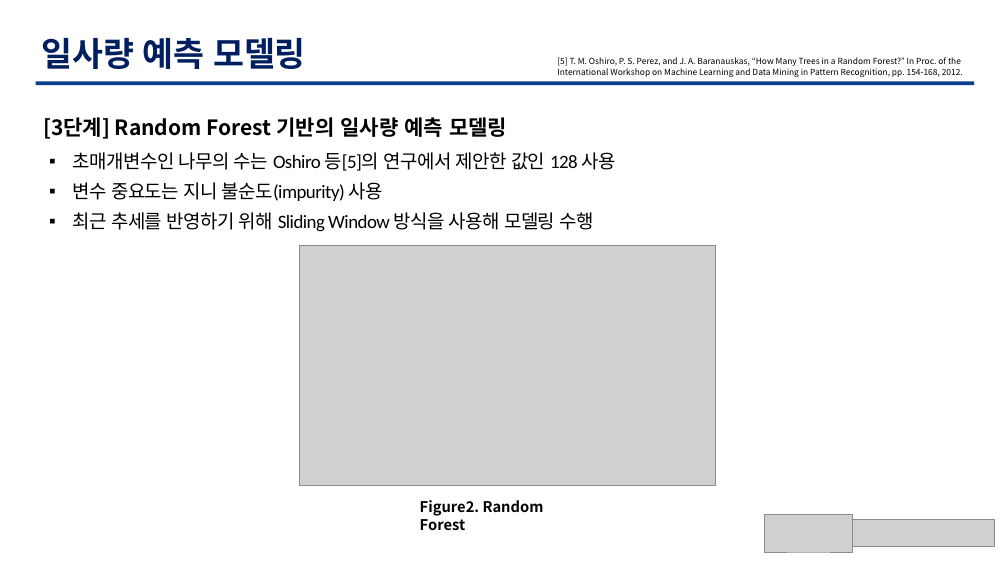
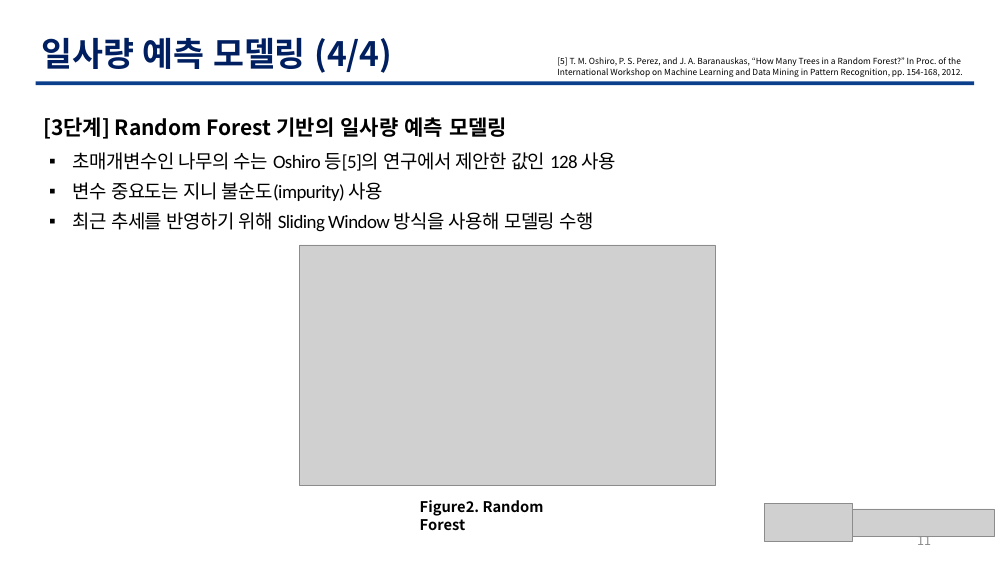
Before and after one commit to TaegyuHan/Solar_radiation_prediction_model, a slide deck: slide 11 of KICS_PT/[KICS] 모델 poster.pptx. Drawn at 1008x567 pixels with LibreOffice and Linux fonts; fonts in the diff are those of the drawing; grey boxes stand for pictures. Boxes give left, top, right and bottom in pixels: in the first picture for what was removed or moved away, otherwise in the second. Text is boxed around its words. In the diff, an @@ line names an element or a change of style, - is before the commit and + after.

```diff
--- a/KICS_PT/[KICS] 모델 poster.pptx
+++ b/KICS_PT/[KICS] 모델 poster.pptx
@@ text at (42, 38, 392, 73): text changed @@
-일사량 예측 모델링
+일사량 예측 모델링 (4/4)
@@ picture: place and size @@
-picture at (765, 514, 853, 552)
+picture at (765, 504, 853, 541)
@@ picture: place and size @@
-picture at (852, 520, 994, 547)
+picture at (852, 509, 994, 536)
@@ page number added at (917, 532, 931, 545), 12 pt, text #8C8C8C @@
+11
```
Also in this commit, not shown: 14 other slides changed.
